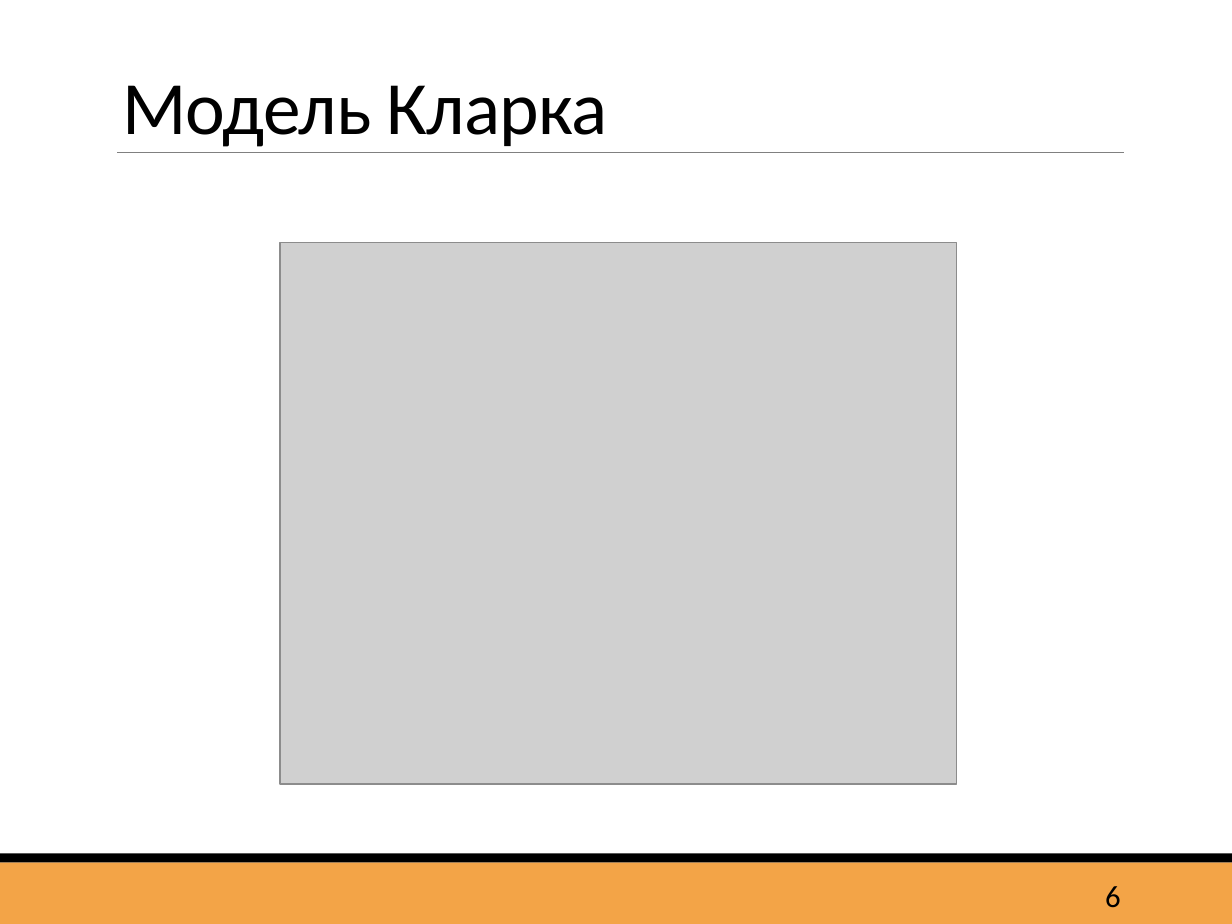
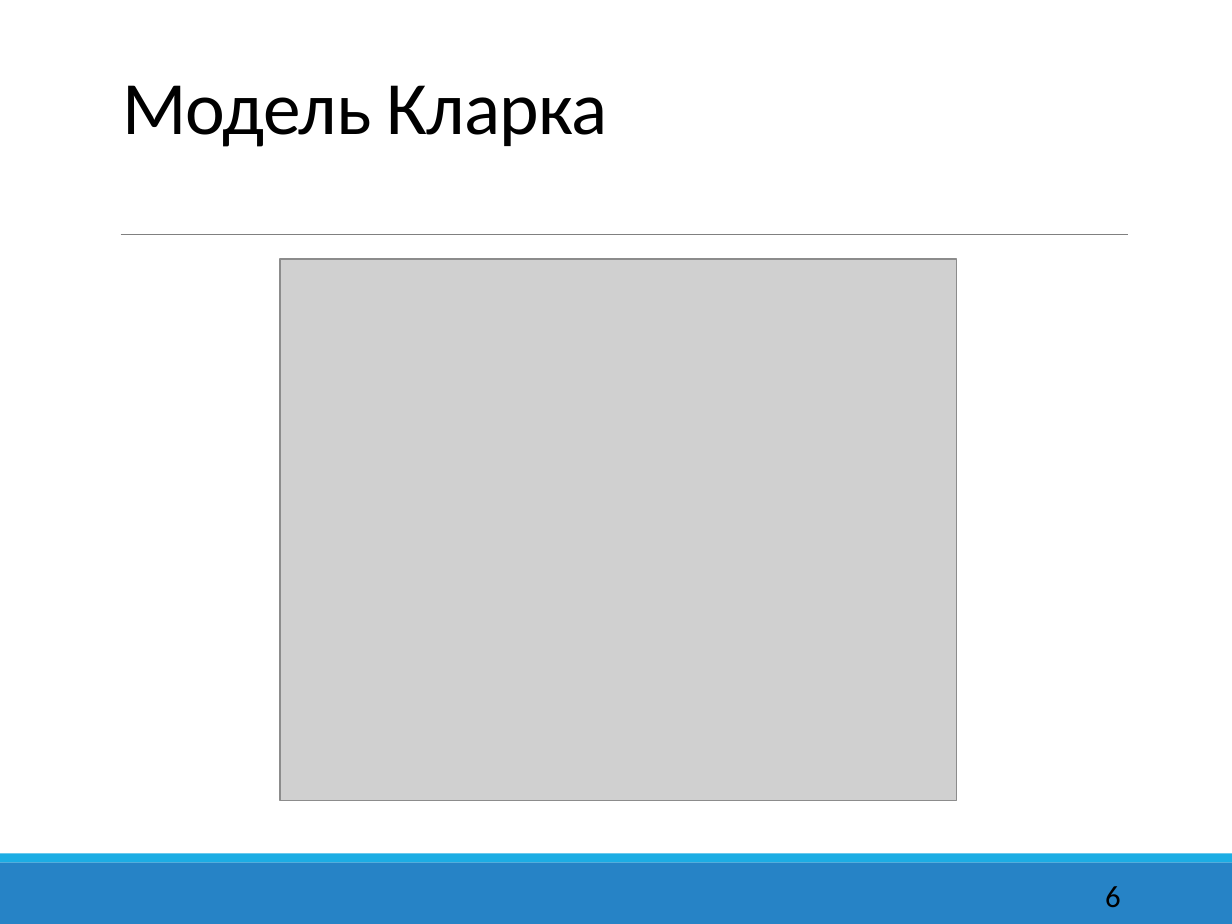
Before and after one commit to Zheki4S/Adaptive_modulation, a slide deck: slide 6 of Presentation_Simonov.PPTX. Drawn at 1232x924 pixels with LibreOffice and Linux fonts; fonts in the diff are those of the drawing; grey boxes stand for pictures. Boxes give left, top, right and bottom in pixels: in the first picture for what was removed or moved away, otherwise in the second. Text is boxed around its words. In the diff, an @@ line names an element or a change of style, - is before the commit and + after.

```diff
--- a/Presentation_Simonov.PPTX
+++ b/Presentation_Simonov.PPTX
@@ line moved from (117, 152) - (1124, 152) to (121, 234) - (1127, 234) @@
@@ picture: place and size @@
-picture at box(280, 243, 956, 785)
+picture at box(280, 259, 956, 801)
@@ rectangle at box(0, 862, 1232, 924): fill #F3A447 to #2683C6 @@
@@ rectangle at box(0, 854, 1232, 862): fill #000000 to #1CADE4 @@
```
Also in this commit, not shown: 15 other slides changed.
